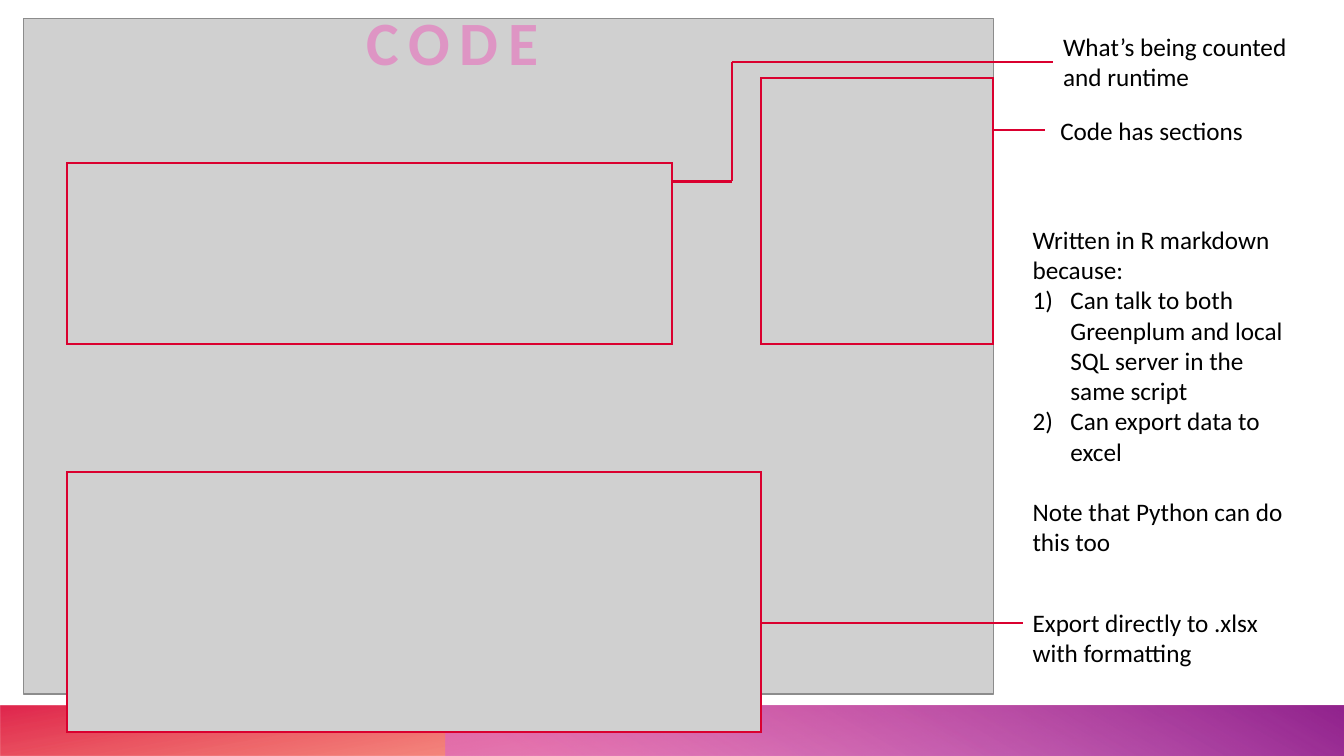
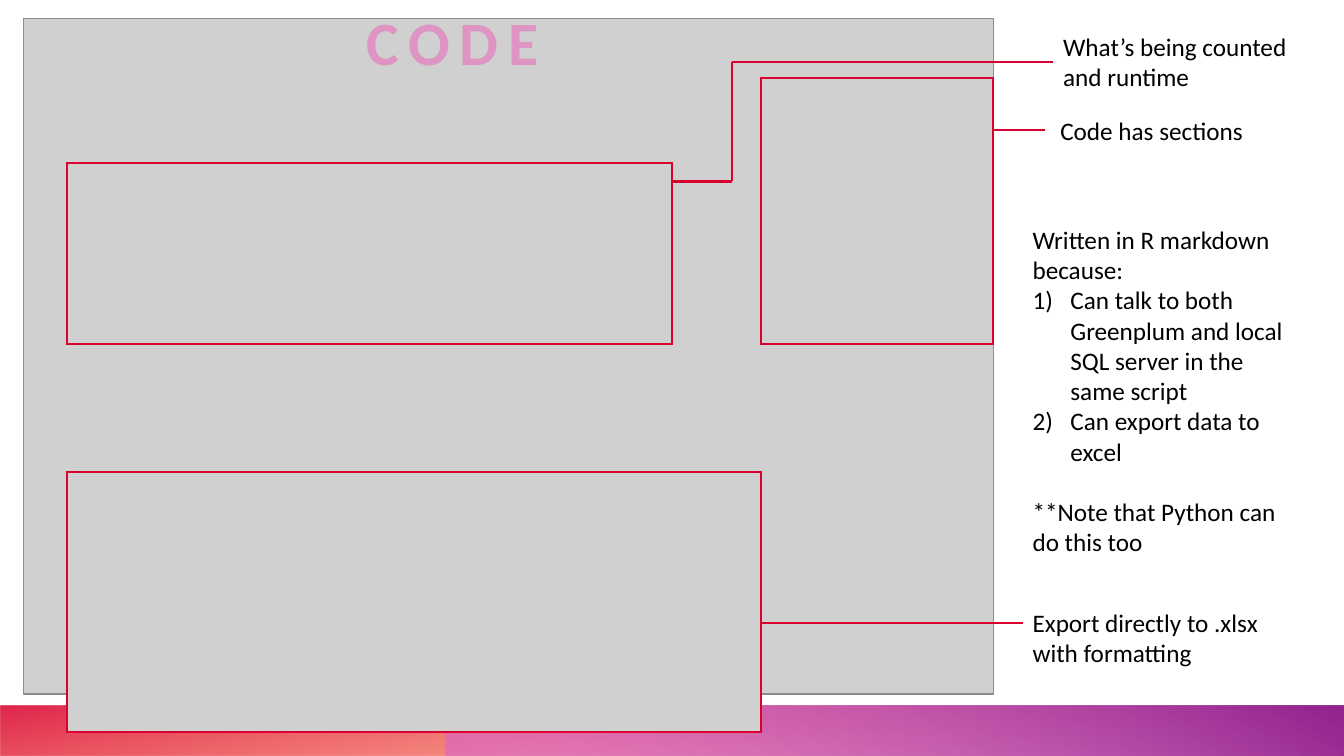
Before and after one commit to UTHealthCHCD-TACC/uthealth-dw, a slide deck: slide 5 of greenplum/datawarehouse/documentation/data-warehouse-QA-summary.pptx (slide 3 before the commit). Drawn at 1344x756 pixels with LibreOffice and Linux fonts; fonts in the diff are those of the drawing; grey boxes stand for pictures. Boxes give left, top, right and bottom in pixels: in the first picture for what was removed or moved away, otherwise in the second. Text is boxed around its words. In the diff, an @@ line names an element or a change of style, - is before the commit and + after.

```diff
--- a/greenplum/datawarehouse/documentation/data-warehouse-QA-summary.pptx
+++ b/greenplum/datawarehouse/documentation/data-warehouse-QA-summary.pptx
@@ text at bbox=[1033, 503, 1276, 552]: text changed @@
-Note that Python can do this too
+**Note that Python can do this too
```
Also in this commit, not shown: 5 other slides changed, 8 slides added, 3 slides removed, 6 other files.
